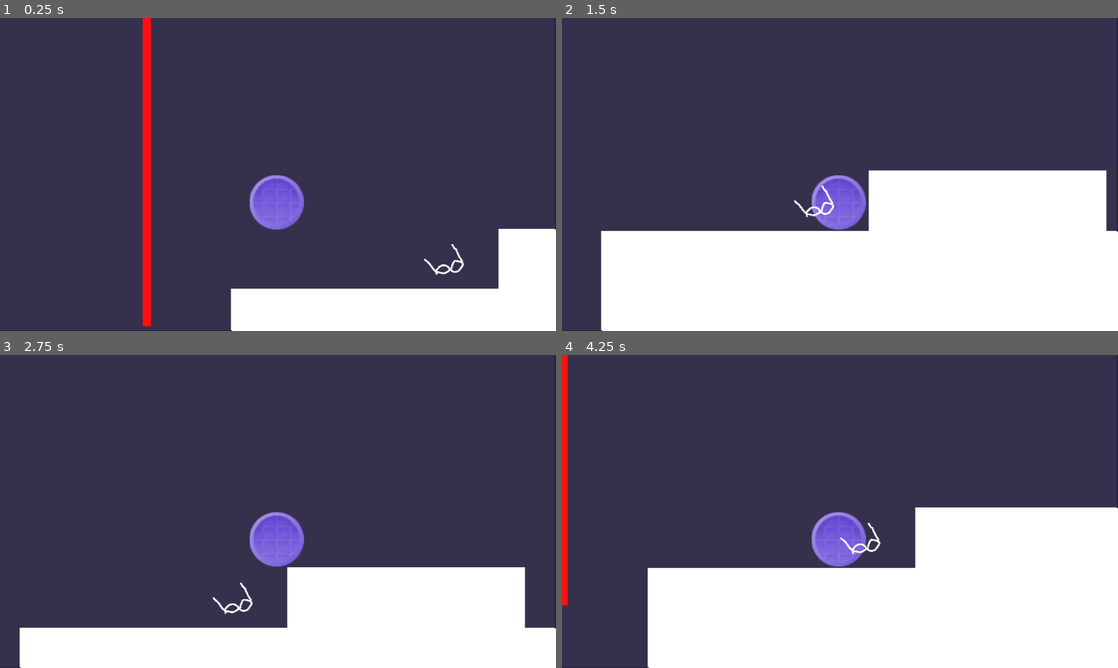
Above: before the commit, frames 1-4 (two rows, left to right).
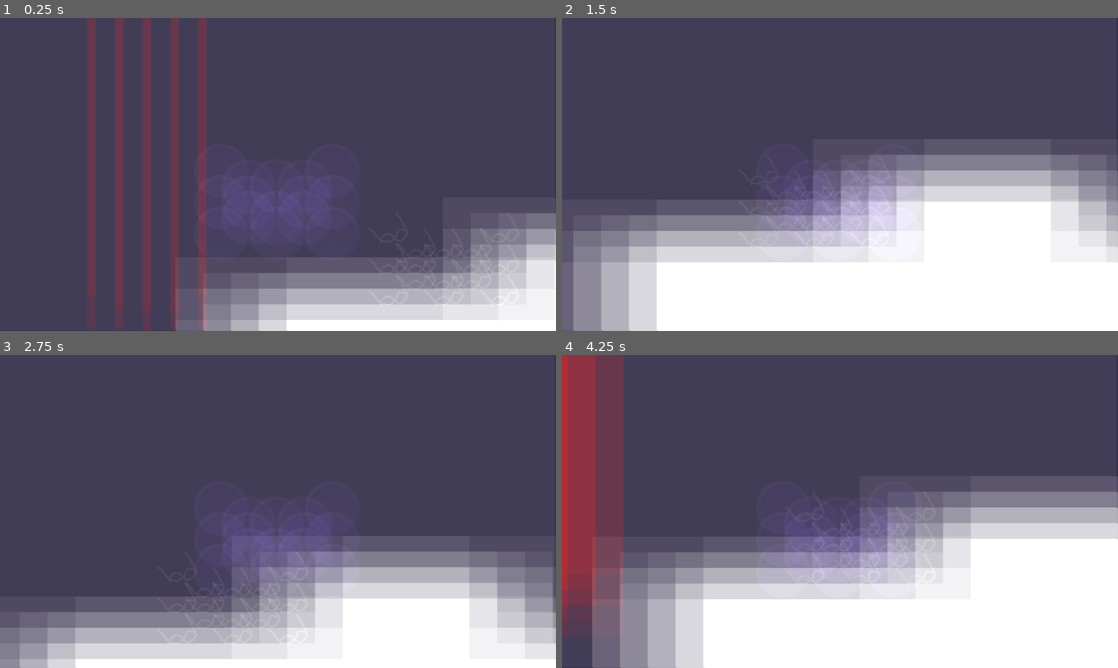
Above: after the commit, the same moments.

Repository: KaratePikachu/JamfestFall2024
Game: Godot game, scene res://Level/introduction.tscn
Same seed, same stepped clock (60 frames per second), same inputs: the game is played once before the commit and once after it. This scene is started directly instead of the project's main scene.
Inputs:
- Up to frame 1 (0.25 s): no input
- Up to frame 2 (1.5 s): hold 5 (equip_drone) 0.53-1.28 s; hold D (move_right) from 0.53 s (still down); tap Space (jump) at 0.77 s; tap 3 (equip_infared) at 1.35 s
- Up to frame 3 (2.75 s): tap Space (jump) at 1.52 s; release D (move_right) at 2.03 s; hold A (move_left) from 2.03 s (still down); hold 8 (equip_kaleidoscope) from 2.03 s (still down)
- Up to frame 4 (4.25 s): release A (move_left) at 2.78 s; release 8 (equip_kaleidoscope) at 2.78 s; hold D (move_right) from 2.78 s (still down); tap 6 (equip_lidar) at 2.85 s; tap Space (jump) at 3.02, 3.77 s; hold 9 (equip_monocle) from 3.53 s (still down)

The runs differ from the first frame. In frame 1, 30% of the frame differs, in the area x 15-100%, y 0-100%; in frame 2, 28%; in frame 3, 29%; in frame 4, 36%, in the area x 0-100%, y 0-100%.

Commit message:
Level 2 Whiteboxing

Diff:
--- a/Interactable/Door/door.gd
+++ b/Interactable/Door/door.gd
@@ -25,3 +25,7 @@
 
 func _on_switch_2_triggered():
 	pass # Replace with function body.
+
+
+func _on_switch_triggered():
+	pass # Replace with function body.
--- a/Level 1.tscn
+++ /dev/null
@@ -1,60 +0,0 @@
-[gd_scene load_steps=6 format=3 uid="uid://dywpyq8cenoyx"]
-
-[ext_resource type="PackedScene" uid="uid://u5vlmp8hm4ku" path="res://Player/player.tscn" id="1_3wnnw"]
-[ext_resource type="PackedScene" uid="uid://cc4ppwhyjy67u" path="res://Interactable/Glasses/Sunglasses/sunglasses_pickup.tscn" id="2_8wj73"]
-
-[sub_resource type="RectangleShape2D" id="RectangleShape2D_33243"]
-size = Vector2(1961, 255)
-
-[sub_resource type="RectangleShape2D" id="RectangleShape2D_n4dw6"]
-size = Vector2(346.5, 178)
-
-[sub_resource type="RectangleShape2D" id="RectangleShape2D_afsjq"]
-size = Vector2(301.625, 259.875)
-
-[node name="Node2D" type="Node2D"]
-
-[node name="Level" type="Node" parent="."]
-
-[node name="StaticBody2D" type="StaticBody2D" parent="Level"]
-
-[node name="CollisionShape2D" type="CollisionShape2D" parent="Level/StaticBody2D"]
-position = Vector2(930.5, 263.5)
-shape = SubResource("RectangleShape2D_33243")
-
-[node name="ColorRect" type="ColorRect" parent="Level/StaticBody2D"]
-offset_left = -44.0
-offset_top = 139.0
-offset_right = 1908.0
-offset_bottom = 375.0
-
-[node name="StaticBody2D2" type="StaticBody2D" parent="Level"]
-position = Vector2(128.934, -990.786)
-
-[node name="CollisionShape2D" type="CollisionShape2D" parent="Level/StaticBody2D2"]
-position = Vector2(407.066, 1048.79)
-shape = SubResource("RectangleShape2D_n4dw6")
-
-[node name="ColorRect" type="ColorRect" parent="Level/StaticBody2D2"]
-offset_left = 241.066
-offset_top = 966.786
-offset_right = 573.066
-offset_bottom = 1129.79
-
-[node name="StaticBody2D3" type="StaticBody2D" parent="Level"]
-
-[node name="CollisionShape2D" type="CollisionShape2D" parent="Level/StaticBody2D3"]
-position = Vector2(848.188, 19.9375)
-shape = SubResource("RectangleShape2D_afsjq")
-
-[node name="ColorRect" type="ColorRect" parent="Level/StaticBody2D3"]
-offset_left = 704.0
-offset_top = -105.0
-offset_right = 990.0
-offset_bottom = 140.0
-
-[node name="Player" parent="." instance=ExtResource("1_3wnnw")]
-position = Vector2(0, -3)
-
-[node name="SunglassesPickup" parent="." instance=ExtResource("2_8wj73")]
-position = Vector2(204, 102)
--- a/Level/introduction.tscn
+++ b/Level/introduction.tscn
@@ -94,7 +94,6 @@
 color = Color(1, 0, 0, 1)
 
 [node name="VisionEffects" parent="." instance=ExtResource("7_087av")]
-visible = false
 
 [node name="CanvasLayer" type="CanvasLayer" parent="."]
 
--- a/level_1.tscn
+++ b/Level/level_1.tscn
@@ -1,13 +1,13 @@
 [gd_scene load_steps=19 format=3 uid="uid://dg5173vw2e2km"]
 
-[ext_resource type="PackedScene" uid="uid://h1vg2qyr6ug2" path="res://Objects/Dark Platform/dark_platform.tscn" id="1_4vvvl"]
-[ext_resource type="PackedScene" uid="uid://u5vlmp8hm4ku" path="res://Player/player.tscn" id="1_gwptc"]
-[ext_resource type="PackedScene" uid="uid://bmvu0eqsw4qql" path="res://Interactable/Switch/switch.tscn" id="1_lr6km"]
-[ext_resource type="Shader" path="res://Shaders/Blur.gdshader" id="2_6123f"]
-[ext_resource type="PackedScene" uid="uid://cc4ppwhyjy67u" path="res://Interactable/Glasses/Sunglasses/sunglasses_pickup.tscn" id="2_g8pdr"]
-[ext_resource type="PackedScene" uid="uid://lpj2ux5e6qek" path="res://Interactable/Door/Door.tscn" id="2_q3r0c"]
-[ext_resource type="PackedScene" uid="uid://b68p8jegitusu" path="res://Enviorment/DeathSquare/death_square.tscn" id="6_2amlo"]
-[ext_resource type="PackedScene" uid="uid://dp7fxu33gf8m0" path="res://Canvas/vision_effects.tscn" id="8_7los1"]
+[ext_resource type="PackedScene" uid="uid://h1vg2qyr6ug2" path="res://Objects/Dark Platform/dark_platform.tscn" id="1_a7ss2"]
+[ext_resource type="PackedScene" uid="uid://lpj2ux5e6qek" path="res://Interactable/Door/Door.tscn" id="2_dbwsr"]
+[ext_resource type="PackedScene" uid="uid://bmvu0eqsw4qql" path="res://Interactable/Switch/switch.tscn" id="3_jcupn"]
+[ext_resource type="PackedScene" uid="uid://u5vlmp8hm4ku" path="res://Player/player.tscn" id="4_jdhh3"]
+[ext_resource type="Shader" path="res://Shaders/Blur.gdshader" id="5_vol4k"]
+[ext_resource type="PackedScene" uid="uid://cc4ppwhyjy67u" path="res://Interactable/Glasses/Sunglasses/sunglasses_pickup.tscn" id="6_vilyt"]
+[ext_resource type="PackedScene" uid="uid://b68p8jegitusu" path="res://Enviorment/DeathSquare/death_square.tscn" id="7_kgw5k"]
+[ext_resource type="PackedScene" uid="uid://dp7fxu33gf8m0" path="res://Canvas/vision_effects.tscn" id="8_hp6cl"]
 
 [sub_resource type="RectangleShape2D" id="RectangleShape2D_33243"]
 size = Vector2(4072, 255)
--- a/Level/test_open_world.tscn
+++ b/Level/test_open_world.tscn
@@ -10,7 +10,6 @@
 [ext_resource type="PackedScene" uid="uid://cc4ppwhyjy67u" path="res://Interactable/Glasses/Sunglasses/sunglasses_pickup.tscn" id="7_8mvxf"]
 [ext_resource type="PackedScene" uid="uid://qa6itmjrn43y" path="res://Enviorment/Enemy/enemy.tscn" id="8_ovm8l"]
 [ext_resource type="PackedScene" uid="uid://c2c6j0ido1yw4" path="res://Interactable/Glasses/Normal/normal_glasses_pickup.tscn" id="11_3a312"]
-[ext_resource type="PackedScene" uid="uid://c2c6j0ido1yw4" path="res://Interactable/Glasses/Drone/drone_glasses_pickup.tscn" id="11_eiqlw"]
 
 [sub_resource type="ShaderMaterial" id="ShaderMaterial_p2x72"]
 shader = ExtResource("1_of5qh")
@@ -109,7 +108,7 @@
 [node name="SunglassesPickup" parent="." instance=ExtResource("7_8mvxf")]
 position = Vector2(397, 541)
 
-[node name="DroneGlassesPickup" parent="." instance=ExtResource("11_eiqlw")]
+[node name="DroneGlassesPickup" parent="." instance=ExtResource("11_3a312")]
 position = Vector2(547, 543)
 
 [node name="NormalGlassesPickup" parent="." instance=ExtResource("11_3a312")]
--- /dev/null
+++ b/level_2.tscn
@@ -0,0 +1,249 @@
+[gd_scene load_steps=19 format=3 uid="uid://cgu5b07ehe4ts"]
+
+[ext_resource type="PackedScene" uid="uid://u5vlmp8hm4ku" path="res://Player/player.tscn" id="1_3ypmk"]
+[ext_resource type="PackedScene" uid="uid://h1vg2qyr6ug2" path="res://Objects/Dark Platform/dark_platform.tscn" id="2_jnov8"]
+[ext_resource type="PackedScene" uid="uid://dn36wd0cgi5j4" path="res://Enviorment/Laser/Laser.tscn" id="3_dfuio"]
+[ext_resource type="PackedScene" uid="uid://bmvu0eqsw4qql" path="res://Interactable/Switch/switch.tscn" id="4_oyrt6"]
+[ext_resource type="PackedScene" uid="uid://lpj2ux5e6qek" path="res://Interactable/Door/Door.tscn" id="5_26q2w"]
+[ext_resource type="PackedScene" uid="uid://cf5674d77sx2n" path="res://Enviorment/Goomba/goomba.tscn" id="6_dlfkx"]
+[ext_resource type="PackedScene" uid="uid://c2c6j0ido1yw4" path="res://Interactable/Glasses/Normal/normal_glasses_pickup.tscn" id="7_7xq2u"]
+
+[sub_resource type="RectangleShape2D" id="RectangleShape2D_us3du"]
+size = Vector2(4072, 255)
+
+[sub_resource type="RectangleShape2D" id="RectangleShape2D_ftyc4"]
+size = Vector2(242, 368)
+
+[sub_resource type="RectangleShape2D" id="RectangleShape2D_yhdad"]
+size = Vector2(331, 147.5)
+
+[sub_resource type="RectangleShape2D" id="RectangleShape2D_kf31e"]
+size = Vector2(269, 206)
+
+[sub_resource type="RectangleShape2D" id="RectangleShape2D_ovrvt"]
+size = Vector2(235, 126)
+
+[sub_resource type="RectangleShape2D" id="RectangleShape2D_j7wcf"]
+size = Vector2(231, 225)
+
+[sub_resource type="RectangleShape2D" id="RectangleShape2D_6vnpj"]
+size = Vector2(287, 418)
+
+[sub_resource type="RectangleShape2D" id="RectangleShape2D_8bg7n"]
+size = Vector2(131.375, 64)
+
+[sub_resource type="RectangleShape2D" id="RectangleShape2D_hpq3t"]
+size = Vector2(251, 48)
+
+[sub_resource type="RectangleShape2D" id="RectangleShape2D_1717n"]
+size = Vector2(52.5, 227)
+
+[sub_resource type="RectangleShape2D" id="RectangleShape2D_dflgx"]
+size = Vector2(284, 37)
+
+[node name="Node2D" type="Node2D"]
+
+[node name="Player" parent="." instance=ExtResource("1_3ypmk")]
+position = Vector2(-1, -3)
+
+[node name="Level" type="Node" parent="."]
+
+[node name="StaticBody2D" type="StaticBody2D" parent="Level"]
+position = Vector2(4, 11)
+
+[node name="CollisionShape2D" type="CollisionShape2D" parent="Level/StaticBody2D"]
+position = Vector2(1922, 582)
+shape = SubResource("RectangleShape2D_us3du")
+
+[node name="ColorRect" type="ColorRect" parent="Level/StaticBody2D"]
+offset_left = -100.0
+offset_top = 467.0
+offset_right = 3961.0
+offset_bottom = 703.0
+
+[node name="StaticBody2D2" type="StaticBody2D" parent="Level"]
+
+[node name="CollisionShape2D" type="CollisionShape2D" parent="Level/StaticBody2D2"]
+position = Vector2(25, 297)
+shape = SubResource("RectangleShape2D_ftyc4")
+
+[node name="ColorRect" type="ColorRect" parent="Level/StaticBody2D2"]
+offset_left = -91.0
+offset_top = 112.0
+offset_right = 140.0
+offset_bottom = 487.0
+
+[node name="StaticBody2D3" type="StaticBody2D" parent="Level"]
+
+[node name="CollisionShape2D" type="CollisionShape2D" parent="Level/StaticBody2D3"]
+position = Vector2(301.5, 86.25)
+shape = SubResource("RectangleShape2D_yhdad")
+
+[node name="ColorRect" type="ColorRect" parent="Level/StaticBody2D3"]
+offset_left = 135.0
+offset_top = 15.0
+offset_right = 465.0
+offset_bottom = 159.0
+
+[node name="DarkPlatform" parent="Level" instance=ExtResource("2_jnov8")]
+position = Vector2(782, 182)
+scale = Vector2(4, 2)
+
+[node name="DarkPlatform2" parent="Level" instance=ExtResource("2_jnov8")]
+position = Vector2(2003, -112)
+scale = Vector2(4, 0.5)
+
+[node name="StaticBody2D4" type="StaticBody2D" parent="Level"]
+
+[node name="CollisionShape2D" type="CollisionShape2D" parent="Level/StaticBody2D4"]
+position = Vector2(1177.5, 376)
+shape = SubResource("RectangleShape2D_kf31e")
+
+[node name="ColorRect" type="ColorRect" parent="Level/StaticBody2D4"]
+offset_left = 1050.0
+offset_top = 278.0
+offset_right = 1312.0
+offset_bottom = 480.0
+
+[node name="StaticBody2D5" type="StaticBody2D" parent="Level"]
+
+[node name="CollisionShape2D" type="CollisionShape2D" parent="Level/StaticBody2D5"]
+position = Vector2(1424, 436)
+shape = SubResource("RectangleShape2D_ovrvt")
+
+[node name="ColorRect" type="ColorRect" parent="Level/StaticBody2D5"]
+offset_left = 1310.0
+offset_top = 380.0
+offset_right = 1535.0
+offset_bottom = 493.0
+
+[node name="StaticBody2D6" type="StaticBody2D" parent="Level"]
+
+[node name="CollisionShape2D" type="CollisionShape2D" parent="Level/StaticBody2D6"]
+position = Vector2(1885, 180)
+shape = SubResource("RectangleShape2D_j7wcf")
+
+[node name="ColorRect" type="ColorRect" parent="Level/StaticBody2D6"]
+offset_left = 1781.0
+offset_top = 72.0
+offset_right = 1996.0
+offset_bottom = 287.0
+
+[node name="StaticBody2D7" type="StaticBody2D" parent="Level"]
+
+[node name="CollisionShape2D" type="CollisionShape2D" parent="Level/StaticBody2D7"]
+position = Vector2(2384, 275)
+shape = SubResource("RectangleShape2D_6vnpj")
+
+[node name="ColorRect" type="ColorRect" parent="Level/StaticBody2D7"]
+offset_left = 2245.0
+offset_top = 75.0
+offset_right = 2526.0
+offset_bottom = 475.0
+
+[node name="StaticBody2D8" type="StaticBody2D" parent="Level"]
+
+[node name="CollisionShape2D" type="CollisionShape2D" parent="Level/StaticBody2D8"]
+position = Vector2(2205.69, 340)
+shape = SubResource("RectangleShape2D_8bg7n")
+
+[node name="ColorRect" type="ColorRect" parent="Level/StaticBody2D8"]
+offset_left = 2139.0
+offset_top = 306.0
+offset_right = 2243.0
+offset_bottom = 369.0
+
+[node name="StaticBody2D9" type="StaticBody2D" parent="Level"]
+
+[node name="CollisionShape2D" type="CollisionShape2D" parent="Level/StaticBody2D9"]
+position = Vector2(2057.88, 196)
+shape = SubResource("RectangleShape2D_8bg7n")
+
+[node name="ColorRect" type="ColorRect" parent="Level/StaticBody2D9"]
+offset_left = 1996.0
+offset_top = 167.0
+offset_right = 2116.0
+offset_bottom = 230.0
+
+[node name="StaticBody2D10" type="StaticBody2D" parent="Level"]
+
+[node name="CollisionShape2D" type="CollisionShape2D" parent="Level/StaticBody2D10"]
+position = Vector2(1635.5, -29)
+shape = SubResource("RectangleShape2D_hpq3t")
+
+[node name="ColorRect" type="ColorRect" parent="Level/StaticBody2D10"]
+offset_left = 1509.0
+offset_top = -53.0
+offset_right = 1759.0
+offset_bottom = -6.0
+
+[node name="StaticBody2D12" type="StaticBody2D" parent="Level"]
+
+[node name="CollisionShape2D" type="CollisionShape2D" parent="Level/StaticBody2D12"]
+position = Vector2(1634, -213)
+shape = SubResource("RectangleShape2D_hpq3t")
+
+[node name="ColorRect" type="ColorRect" parent="Level/StaticBody2D12"]
+offset_left = 1507.0
+offset_top = -235.0
+offset_right = 1757.0
+offset_bottom = -188.0
+
+[node name="StaticBody2D11" type="StaticBody2D" parent="Level"]
+
+[node name="CollisionShape2D" type="CollisionShape2D" parent="Level/StaticBody2D11"]
+position = Vector2(1530.25, -119)
+shape = SubResource("RectangleShape2D_1717n")
+
+[node name="ColorRect" type="ColorRect" parent="Level/StaticBody2D11"]
+offset_left = 1509.0
+offset_top = -233.0
+offset_right = 1549.0
+offset_bottom = -11.0
+
+[node name="StaticBody2D13" type="StaticBody2D" parent="Level"]
+
+[node name="CollisionShape2D" type="CollisionShape2D" parent="Level/StaticBody2D13"]
+position = Vector2(2380, -186.5)
+shape = SubResource("RectangleShape2D_dflgx")
+
+[node name="ColorRect" type="ColorRect" parent="Level/StaticBody2D13"]
+offset_left = 2251.0
+offset_top = -207.0
+offset_right = 2512.0
+offset_bottom = -167.0
+
+[node name="Lasers" type="Node" parent="."]
+
+[node name="Lazer" parent="Lasers" instance=ExtResource("3_dfuio")]
+position = Vector2(1625, -3)
+scale = Vector2(1, 12)
+
+[node name="Lazer3" parent="Lasers" instance=ExtResource("3_dfuio")]
+position = Vector2(1997, 248)
+scale = Vector2(6, 1)
+
+[node name="Switch" parent="." instance=ExtResource("4_oyrt6")]
+position = Vector2(2477, 34)
+
+[node name="Door" parent="." instance=ExtResource("5_26q2w")]
+position = Vector2(1725, -191)
+scale = Vector2(1, 4)
+color = Color(0, 0.78852, 0, 1)
+
+[node name="Enemies" type="Node" parent="."]
+
+[node name="Goomba" parent="Enemies" instance=ExtResource("6_dlfkx")]
+position = Vector2(1175, 226)
+
+[node name="Goomba3" parent="Enemies" instance=ExtResource("6_dlfkx")]
+position = Vector2(2352, 16)
+
+[node name="Goomba4" parent="Enemies" instance=ExtResource("6_dlfkx")]
+position = Vector2(1978, -185)
+
+[node name="NormalGlassesPickup" parent="." instance=ExtResource("7_7xq2u")]
+position = Vector2(777, 85)
+
+[connection signal="triggered" from="Switch" to="Door" method="_on_switch_triggered"]
+[connection signal="triggered" from="Switch" to="Door" method="_on_triggered"]
Not shown: 6 places in Level/level_1.tscn that only renumber resources
Not shown: 1 places in Level/test_open_world.tscn that only renumber resources
